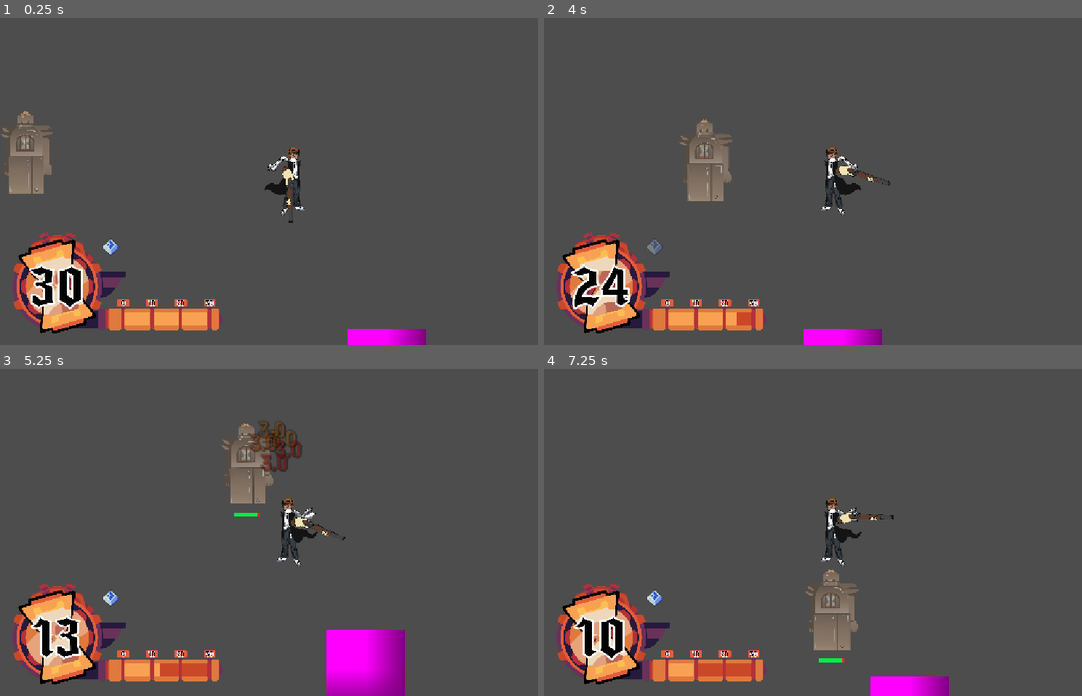
Above: before the commit, frames 1-4 (two rows, left to right).
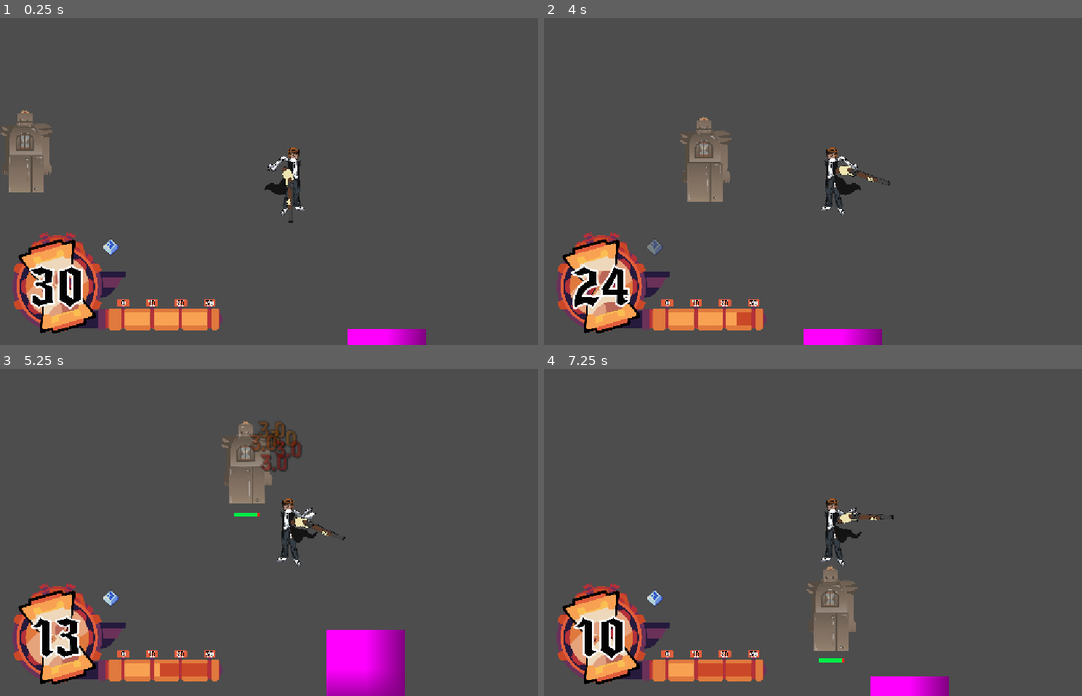
Above: after the commit, the same moments.

Repository: chiefpat450119/GMTK-2026
Game: Godot game, scene res://scenes/test/winter_test_scene.tscn
Two runs of this game, one before a commit and one after it. Both use one fixed random seed, a clock stepped at 60 frames per second and the inputs below. This scene is started directly instead of the project's main scene.
Inputs (mouse positions are in pixels of both pictures, inside the frame that each line leads up to):
- Up to frame 1 (0.25 s): no input
- Up to frame 2 (4 s): tap Enter at 0.5 s; move the mouse to (963, 165) at 0.52 s; press the mouse at (963, 165) at 0.53 s; hold D (Right) 0.53-1.25 s; release the mouse at (963, 165) at 1.25 s; drag from (716, 197) to (1071, 210) at 1.27 s; move the mouse to (893, 109) at 2.02 s; hold D (Right) 2.03-2.75 s; tap U at 2.1 s; drag from (807, 246) to (662, 132) at 2.77 s; move the mouse to (1006, 230) at 3.52 s; hold A (Left) from 3.53 s (still down); tap Shift (Shift) at 3.6 s
- Up to frame 3 (5.25 s): release A (Left) at 4.25 s; drag from (118, 483) to (247, 512) at 4.27 s; move the mouse to (317, 532) at 5.02 s; press the mouse at (317, 532) at 5.03 s; hold S (Down) from 5.03 s (still down)
- Up to frame 4 (7.25 s): release S (Down) at 5.75 s; release the mouse at (861, 532) at 5.75 s; drag from (748, 450) to (716, 548) at 5.77 s; move the mouse to (963, 516) at 6.52 s; hold W (Up) from 6.53 s (still down); tap U at 6.6 s

The runs differ from the first frame. In frame 1, 0.3% of the frame differs, in the area x 0-10%, y 28-54%; in frame 2, 0.4%; in frame 3, 0.3%; in frame 4, 0.5%, in the area x 48-59%, y 60-87%.

Commit message:
Tweak tweens a bti

Diff:
--- a/scenes/entities/enemies/melee_enemy/melee_enemy.gd
+++ b/scenes/entities/enemies/melee_enemy/melee_enemy.gd
@@ -17,6 +17,11 @@
 @export var walk_cycle_time := 0.36  # Seconds for one full squash -> stretch -> squash bounce
 @export var walk_settle_time := 0.12  # Seconds to ease back to the resting scale when stopping
 @export var walk_min_speed := 5.0  # Below this speed the enemy counts as standing still
+# The curve of the bounce, not just its size. A symmetric sine is a light patter that
+# spends equal time either side of rest; easing in on a sharp curve like expo instead
+# hangs at the top and drops hard, which is what heavy weight falling looks like.
+@export var walk_trans: Tween.TransitionType = Tween.TRANS_SINE  # Shared by the bob and the settle
+@export var walk_bob_ease: Tween.EaseType = Tween.EASE_IN_OUT  # Settling always eases out
 
 # The art is a round body carried on four thin legs with nothing to swing, so the
 # strike is a pounce: it throws its whole weight at the player and pitches over its
@@ -159,9 +164,9 @@
 
 	var tween := _take_scale_tween().set_loops()
 	tween.tween_property(sprite, "scale", squashed, walk_cycle_time * 0.5) \
-		.set_trans(Tween.TRANS_SINE).set_ease(Tween.EASE_IN_OUT)
+		.set_trans(walk_trans).set_ease(walk_bob_ease)
 	tween.tween_property(sprite, "scale", stretched, walk_cycle_time * 0.5) \
-		.set_trans(Tween.TRANS_SINE).set_ease(Tween.EASE_IN_OUT)
+		.set_trans(walk_trans).set_ease(walk_bob_ease)
 
 
 func _stop_walk_anim() -> void:
@@ -170,7 +175,7 @@
 	walking = false
 
 	_take_scale_tween().tween_property(sprite, "scale", base_scale, walk_settle_time) \
-		.set_trans(Tween.TRANS_SINE).set_ease(Tween.EASE_OUT)
+		.set_trans(walk_trans).set_ease(Tween.EASE_OUT)
 
 
 # Only one tween may own a given sprite property at a time, otherwise the walk bob and
--- a/scenes/entities/enemies/melee_enemy/melee_enemy.tscn
+++ b/scenes/entities/enemies/melee_enemy/melee_enemy.tscn
@@ -17,6 +17,8 @@
 accel_time = 0.5
 decel_time = 0.15
 sprite = NodePath("Sprite2D")
+walk_trans = 1
+walk_bob_ease = 2
 sand_drop_amt_stat = ExtResource("3_yy0l1")
 metadata/_custom_type_script = "uid://nvjvpqlhmrcl"
 
--- a/scenes/entities/enemies/tank_enemy/tank_enemy.tscn
+++ b/scenes/entities/enemies/tank_enemy/tank_enemy.tscn
@@ -6,7 +6,6 @@
 [ext_resource type="Resource" uid="uid://ckrtrybo1rv1s" path="res://resources/events/event_channels/enemy_died_event.tres" id="4_lr41p"]
 [ext_resource type="Script" uid="uid://sqe3naukul5d" path="res://components/hit_feedback.gd" id="5_6bc1s"]
 [ext_resource type="Texture2D" uid="uid://bhotpk56w2vps" path="res://assets/enemies/tank/tank 1.png" id="5_gdray"]
-[ext_resource type="Texture2D" uid="uid://dl3r5gbdxd3bq" path="res://assets/enemies/tank/tank 2.png" id="6_lr41p"]
 
 [sub_resource type="RectangleShape2D" id="RectangleShape2D_body"]
 size = Vector2(107.75, 167.25)
@@ -14,29 +13,17 @@
 [sub_resource type="RectangleShape2D" id="RectangleShape2D_hitbx"]
 size = Vector2(90.5, 150)
 
-[sub_resource type="SpriteFrames" id="SpriteFrames_n1ogh"]
-animations = [{
-"frames": [{
-"duration": 4.0,
-"texture": ExtResource("5_gdray")
-}, {
-"duration": 4.0,
-"texture": ExtResource("6_lr41p")
-}],
-"loop": 1,
-"name": &"default",
-"speed": 5.0
-}]
-
 [node name="TankEnemy" unique_id=2001656991 node_paths=PackedStringArray("sprite") instance=ExtResource("1_omnr4")]
 script = ExtResource("2_4yk45")
 accel_time = 0.5
 decel_time = 0.15
-sprite = NodePath("AnimatedSprite2D")
+sprite = NodePath("Sprite2D")
 walk_squash = 0.97
 walk_cycle_time = 1.5
 walk_settle_time = 0.35
 walk_min_speed = 5.0
+walk_trans = 5
+walk_bob_ease = 0
 lunge_dist = 30.0
 lunge_stretch = 1.1
 lunge_narrow = 0.93
@@ -75,8 +62,7 @@
 health = NodePath("../HealthComponent")
 metadata/_custom_type_script = "uid://sqe3naukul5d"
 
-[node name="AnimatedSprite2D" type="AnimatedSprite2D" parent="." index="6" unique_id=1346539287]
-position = Vector2(0, -25)
-scale = Vector2(0.19830509, 0.19830512)
-sprite_frames = SubResource("SpriteFrames_n1ogh")
-frame_progress = 0.59022707
+[node name="Sprite2D" type="Sprite2D" parent="." index="6" unique_id=1856550773]
+position = Vector2(-0.9999999, -27)
+scale = Vector2(0.20084748, 0.2008475)
+texture = ExtResource("5_gdray")
--- a/scenes/test/winter_test_scene.tscn
+++ b/scenes/test/winter_test_scene.tscn
@@ -9,9 +9,7 @@
 [node name="WinterTestScene" type="Node2D" unique_id=512743553]
 
 [node name="TankEnemy" parent="." unique_id=2001656991 instance=ExtResource("1_ia5xm")]
-walk_squash = 0.97
-walk_cycle_time = 1.5
-walk_settle_time = 0.35
+walk_cycle_time = 1.0
 
 [node name="TimeHud" parent="." unique_id=1439624027 instance=ExtResource("1_uwv7y")]
 
